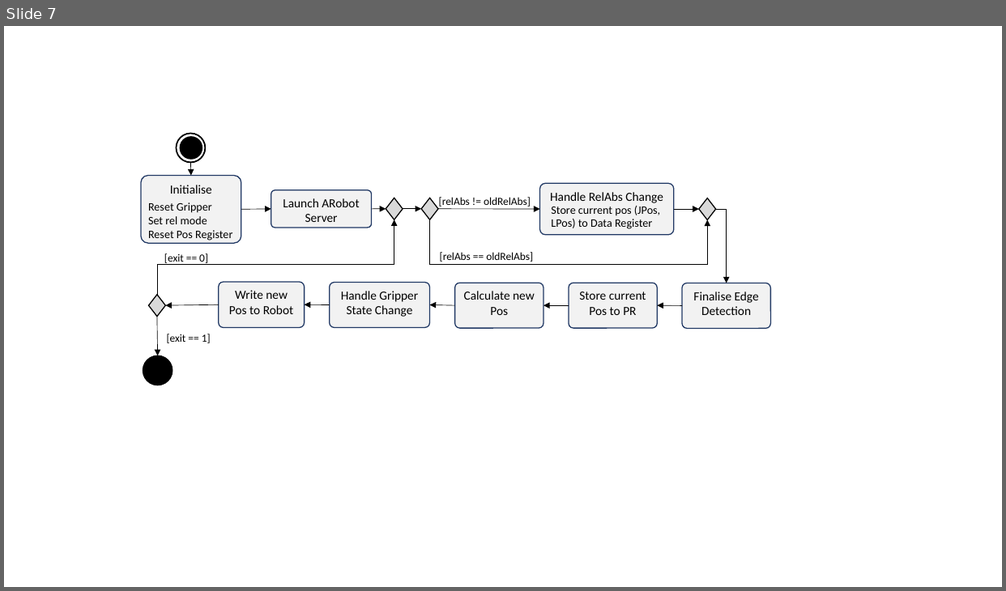
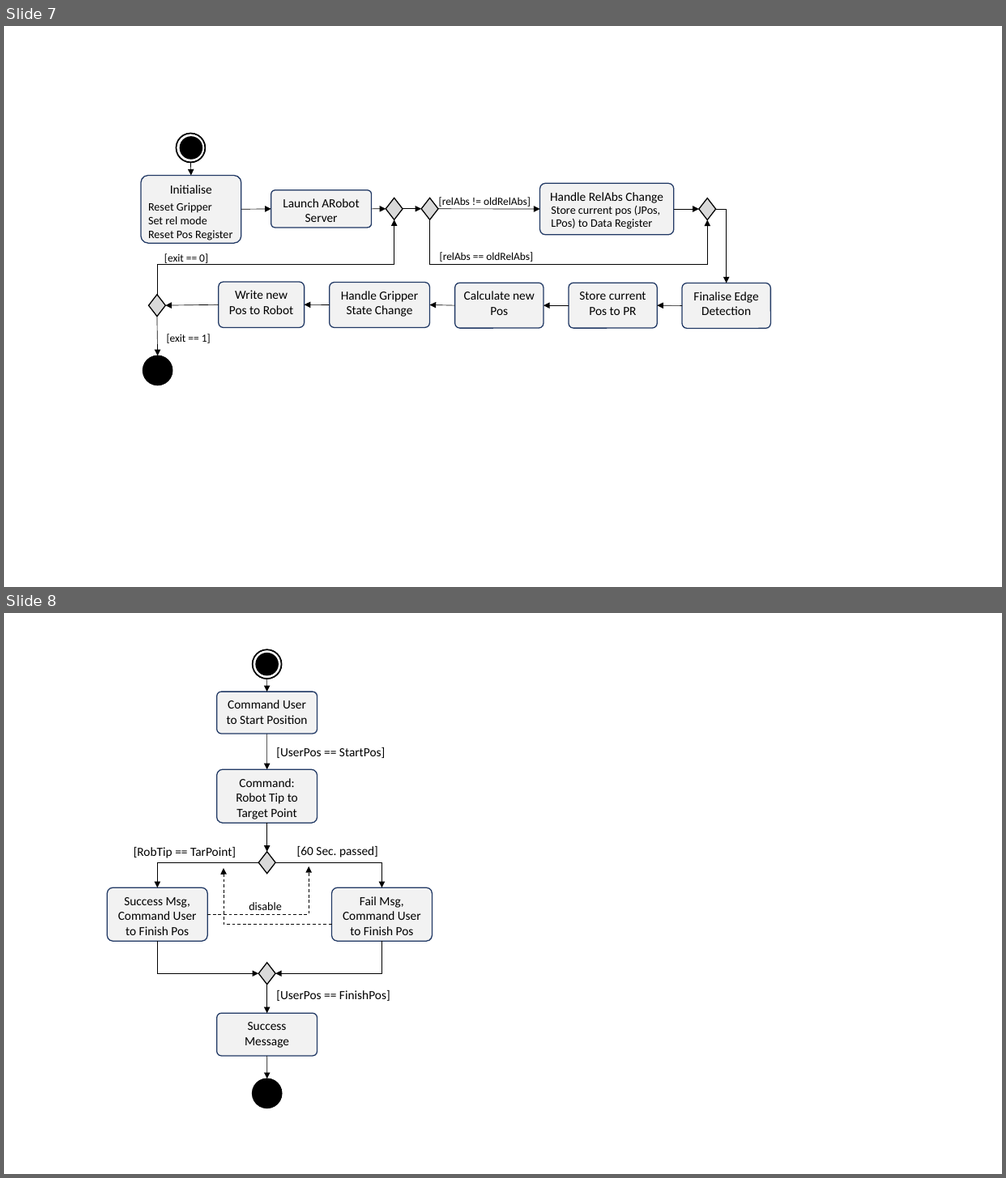
Before and after one commit to EricVoll/PARRHI, a slide deck: 02_Thesis/PARRHI_Thesis/Figures/FigureMaker.pptx. Shown one above the other, each under a label of ours: slide 7 before the commit, slides 7 and 8 after it. The pictures are 1006x591 and 1006x1178 pixels, drawn with LibreOffice and Linux fonts; fonts in the diff are those of the drawing. Boxes give left, top, right and bottom in pixels: in the first picture for what was removed or moved away, otherwise in the second. Text is boxed around its words. In the diff, an @@ line names an element or a change of style, - is before the commit and + after.

```diff
--- a/02_Thesis/PARRHI_Thesis/Figures/FigureMaker.pptx
+++ b/02_Thesis/PARRHI_Thesis/Figures/FigureMaker.pptx
@@ slide 8 added at (4,613,1002,1174), background #FFFFFF @@
@@ donut added at (253,649,282,679), fill #000000, outline #000000 1 pt @@
@@ ellipse added at (256,653,279,676), fill #000000, outline #000000 1 pt @@
@@ arrow added from (266, 679) to (266, 692), #000000 0.5 pt @@
@@ rounded rectangle added at (216,692,317,734), fill #F2F2F2, outline #203864 1 pt, 12 pt, text #000000 @@
+Command User to Start Position
@@ arrow added from (266, 734) to (266, 769), #000000 0.5 pt @@
@@ text added at (276,747,385,758), 12 pt, text #000000 @@
+[UserPos == StartPos]
@@ rounded rectangle added at (216,769,317,823), fill #F2F2F2, outline #203864 1 pt, 12 pt, text #000000 @@
+Command: Robot Tip to Target Point
@@ arrow added from (266, 824) to (266, 852), #000000 0.5 pt @@
@@ text added at (134,847,236,858), 12 pt, text #000000 @@
+[RobTip == TarPoint]
@@ diamond added at (258,852,275,874), fill #D9D9D9, outline #000000 1 pt @@
@@ text added at (297,846,378,858), 12 pt, text #000000 @@
+[60 Sec. passed]
@@ elbow arrow added from (258, 863) to (157, 888), #000000 0.5 pt @@
@@ elbow arrow added from (207, 914) to (309, 867), #000000 0.75 pt dashed @@
@@ elbow arrow added from (332, 924) to (224, 868), #000000 0.75 pt dashed @@
@@ elbow arrow added from (275, 863) to (382, 888), #000000 0.5 pt @@
@@ rounded rectangle added at (108,888,207,941), fill #F2F2F2, outline #203864 1 pt, 12 pt, text #000000 @@
+Success Msg, Command User to Finish Pos
@@ text added at (249,902,282,910), 11 pt, text #000000 @@
+disable
@@ rounded rectangle added at (332,888,432,941), fill #F2F2F2, outline #203864 1 pt, 12 pt, text #000000 @@
+Fail Msg, Command User to Finish Pos
@@ elbow arrow added from (157, 942) to (258, 973), #000000 0.5 pt @@
@@ elbow arrow added from (382, 942) to (275, 973), #000000 0.5 pt @@
@@ diamond added at (258,964,275,985), fill #D9D9D9, outline #000000 1 pt @@
@@ arrow added from (266, 984) to (266, 1013), #000000 0.5 pt @@
@@ text added at (276,990,390,1001), 12 pt, text #000000 @@
+[UserPos == FinishPos]
@@ rounded rectangle added at (216,1013,317,1056), fill #F2F2F2, outline #203864 1 pt, 12 pt, text #000000 @@
+Success Message
@@ arrow added from (266, 1056) to (266, 1080), #000000 0.5 pt @@
@@ ellipse added at (253,1080,282,1109), fill #000000, outline #000000 1 pt @@
```
Also in this commit, not shown: 1 other slide added, 19 other files.
